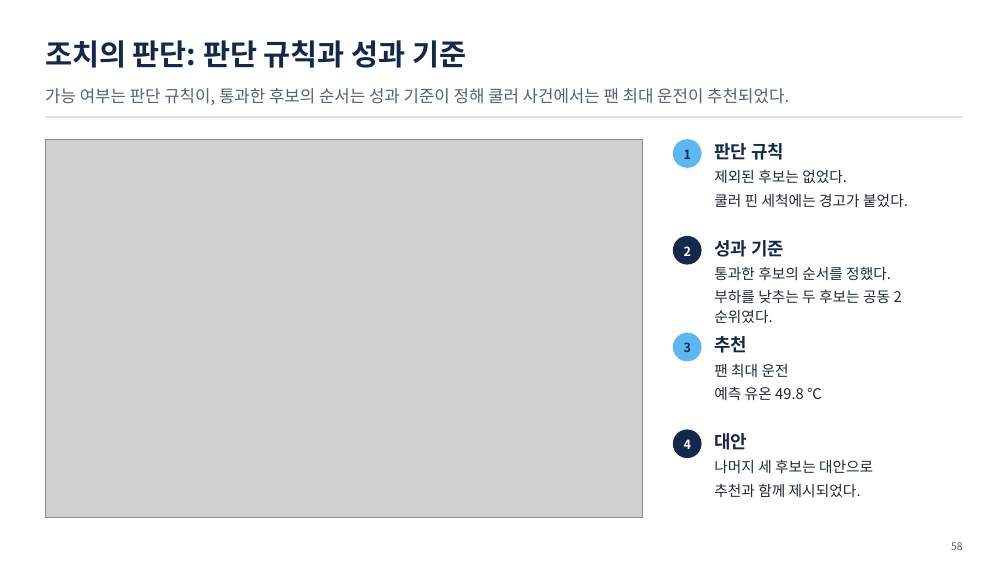
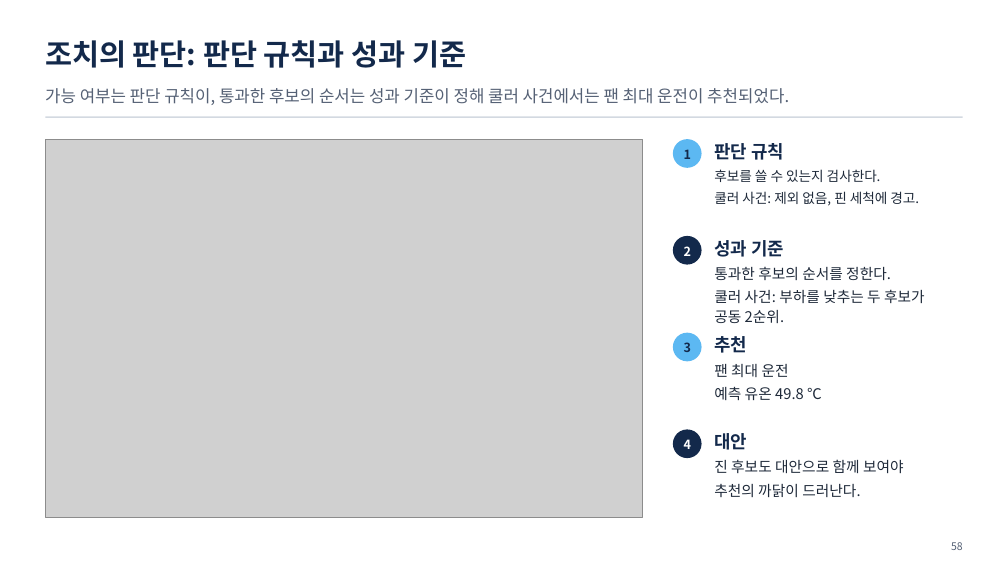
Before and after one commit to uengine-oss/hyd-iot-edu, a slide deck: slide 58 of 산출물/통합반/이론/04회차/통합반_04일차.pptx. Drawn at 1008x567 pixels with LibreOffice and Linux fonts; fonts in the diff are those of the drawing; grey boxes stand for pictures. Boxes give left, top, right and bottom in pixels: in the first picture for what was removed or moved away, otherwise in the second. Text is boxed around its words. In the diff, an @@ line names an element or a change of style, - is before the commit and + after.

```diff
--- a/산출물/통합반/이론/04회차/통합반_04일차.pptx
+++ b/산출물/통합반/이론/04회차/통합반_04일차.pptx
@@ text at box(714, 169, 919, 206): text changed; size 14 to 13 pt @@
-제외된 후보는 없었다.
-쿨러 핀 세척에는 경고가 붙었다.
+후보를 쓸 수 있는지 검사한다.
+쿨러 사건: 제외 없음, 핀 세척에 경고.
@@ text at box(714, 267, 925, 323): text changed @@
-통과한 후보의 순서를 정했다.
-부하를 낮추는 두 후보는 공동 2순위였다.
+통과한 후보의 순서를 정한다.
+쿨러 사건: 부하를 낮추는 두 후보가 공동 2순위.
@@ text at box(714, 459, 904, 497): text changed @@
-나머지 세 후보는 대안으로
-추천과 함께 제시되었다.
+진 후보도 대안으로 함께 보여야
+추천의 까닭이 드러난다.
```
Also in this commit, not shown: 24 other slides changed, 5 other files.
